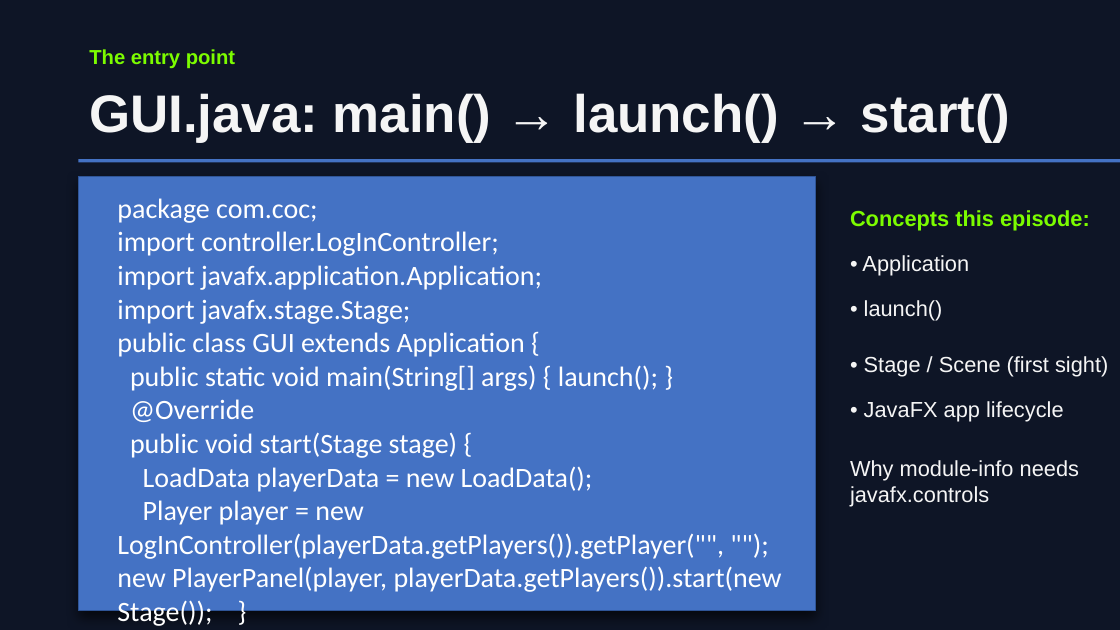
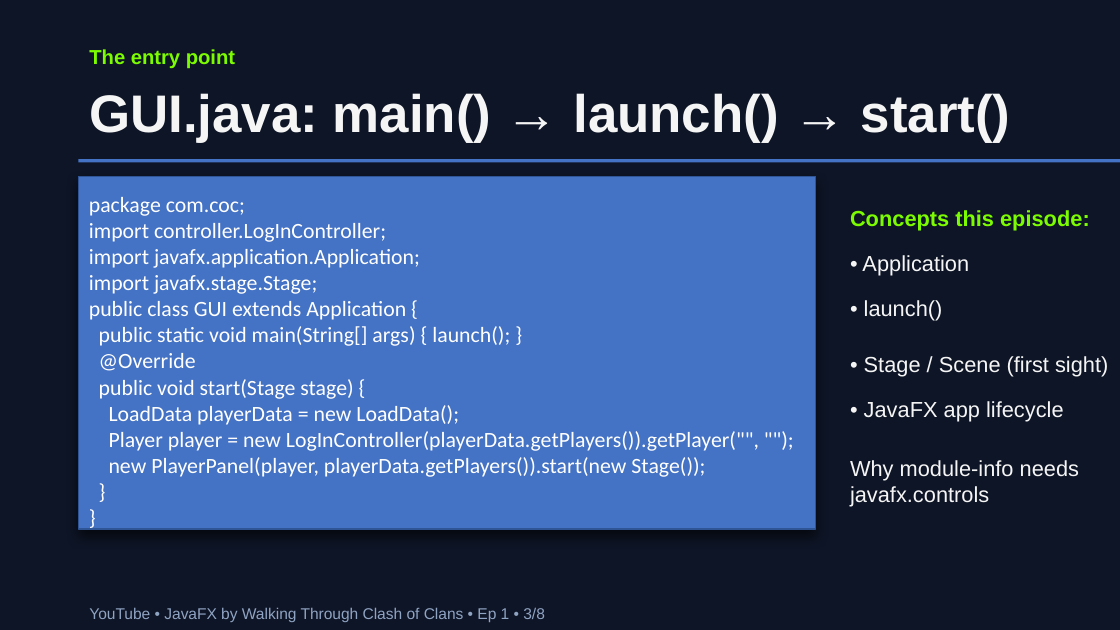
Before and after one commit to sPyOpenSource/applications, a slide deck: slide 3 of COC/docs/Ep1-This-App-Skips-Login-Screen.odp. Drawn at 1120x630 pixels with LibreOffice and Linux fonts; fonts in the diff are those of the drawing. Boxes give left, top, right and bottom in pixels: in the first picture for what was removed or moved away, otherwise in the second. Text is boxed around its words. In the diff, an @@ line names an element or a change of style, - is before the commit and + after.

```diff
--- a/COC/docs/Ep1-This-App-Skips-Login-Screen.odp
+++ b/COC/docs/Ep1-This-App-Skips-Login-Screen.odp
@@ rectangle: place and size @@
-rectangle at <box>78,176,815,610</box>
+rectangle at <box>78,176,815,529</box>
@@ text at <box>89,197,759,477</box>: paragraph added @@
+}
@@ text "package com.coc;": place and size @@
-text "package com.coc;" at <box>117,198,782,628</box>
+text "package com.coc;" at <box>89,197,759,477</box>
@@ text at <box>89,197,510,425</box>: size 18 to 14 pt in "package com.coc;", "import controller.LogInController;", "import javafx.application.Application;", "import javafx.stage.Stage;" and 6 more places @@
@@ text at <box>109,431,759,477</box>: text changed; size 18 to 14 pt @@
-Player player = new LogInController(playerData.getPlayers()).getPlayer("", ""); new PlayerPanel(player, playerData.getPlayers()).start(new Stage()); }
+Player player = new LogInController(playerData.getPlayers()).getPlayer("", "");
+new PlayerPanel(player, playerData.getPlayers()).start(new Stage());
@@ text added at <box>89,607,545,622</box>, 10 pt, text #8FA3C2 @@
+YouTube • JavaFX by Walking Through Clash of Clans • Ep 1 • 3/8
```
Also in this commit, not shown: 2 other slides changed, 17 other files.
